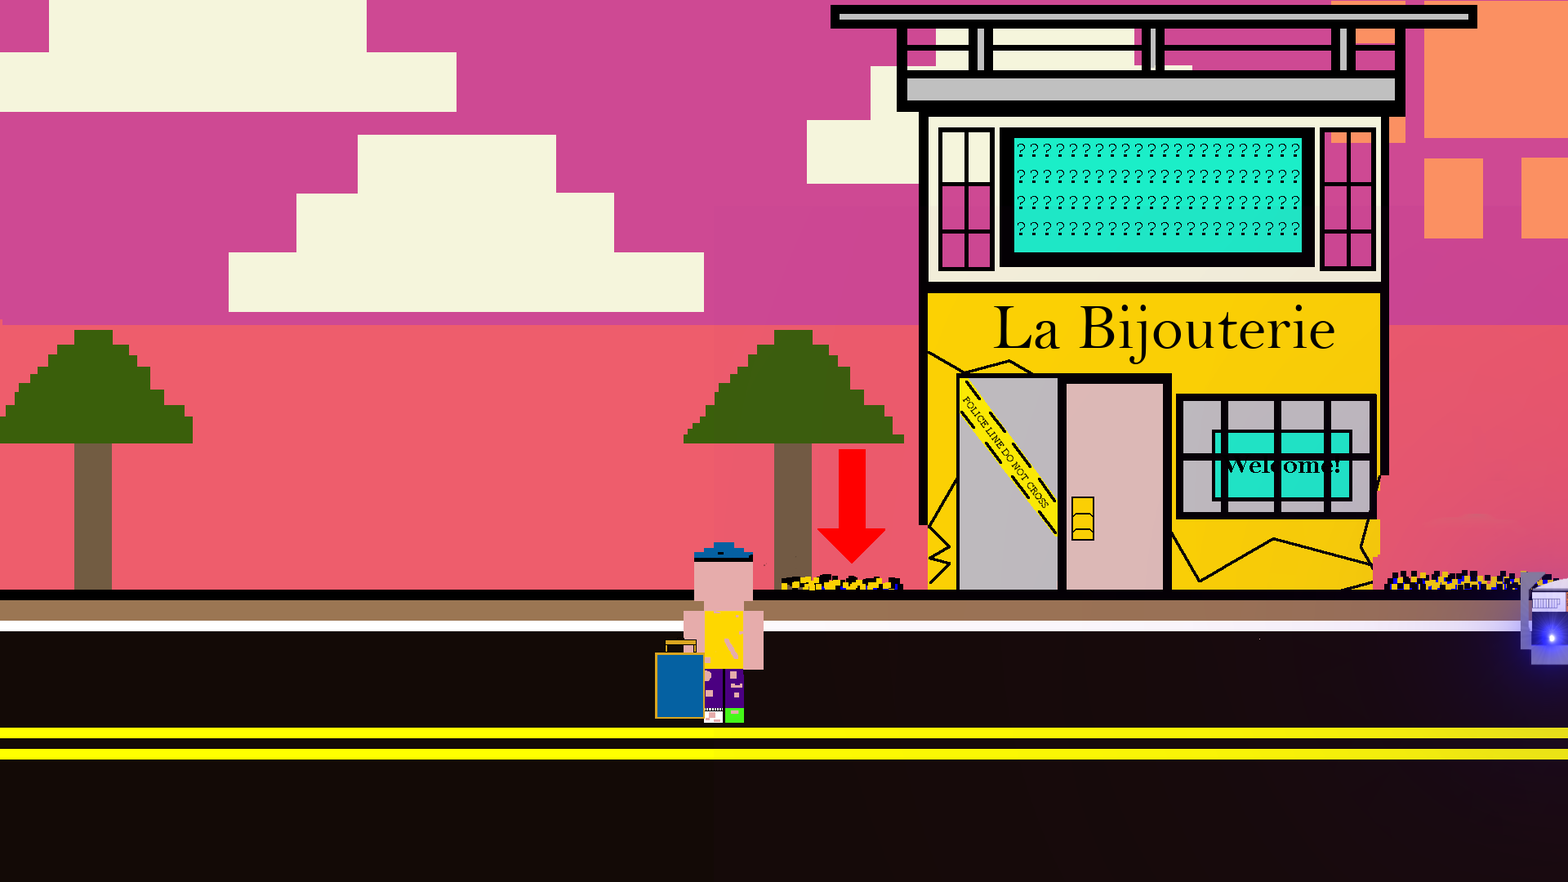
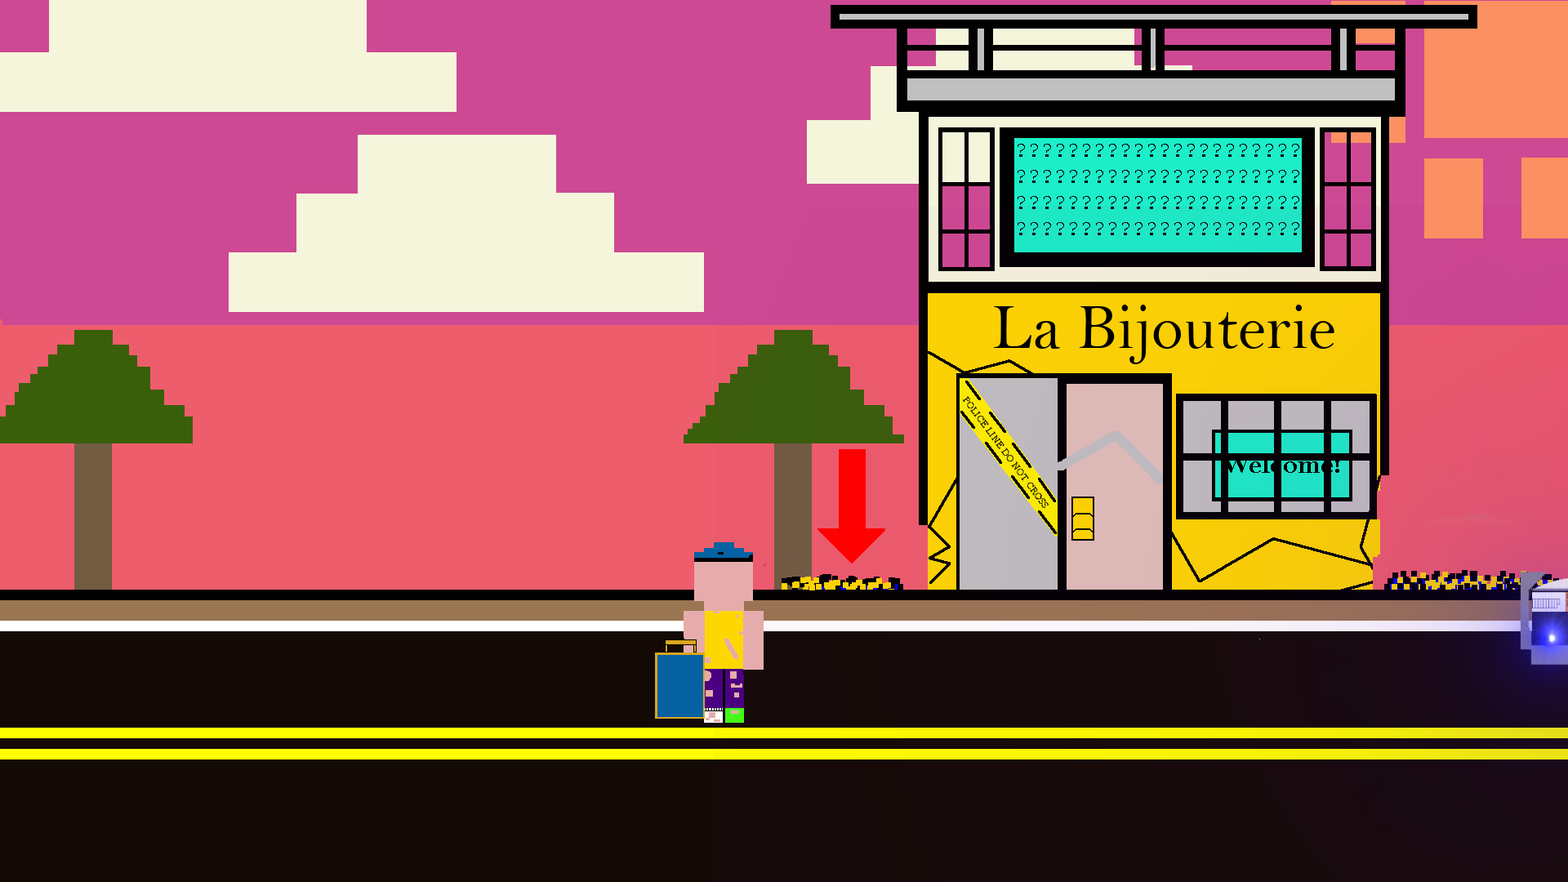
Layer changes from the first 1568 × 882 image to the second:
added layer "Background copy #8" above "Background copy #7" over left=1057, top=431, right=1163, bottom=484
hid "Background copy #7" over left=1057, top=431, right=1163, bottom=484